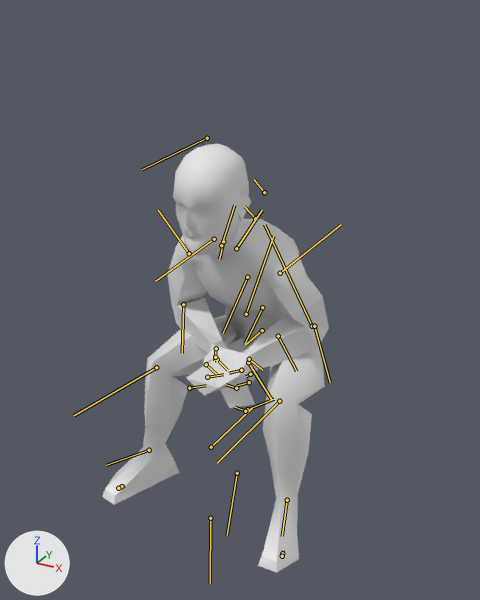
Before and after pictures for a commit that changed the FBX model media/anims_X/normal/TTRP_Sitting_ForearmsThighs.fbx.
Before and after are seen from a camera (50 mm lens) standing at (0.557, -0.942, 0.907) and looking at (-0.045, 0.152, 0.36). The lights are fixed; the arrows at lower left show +X, +Y and +Z. Both versions are drawn at frame 30 of the action 'TTRP_Sitting_ForearmsThighs'; the numbers are the values there. The bones that bend it are drawn over the model as lines. Materials are left out; every surface is plain grey.

The first picture shows 'Body_NoDress'.
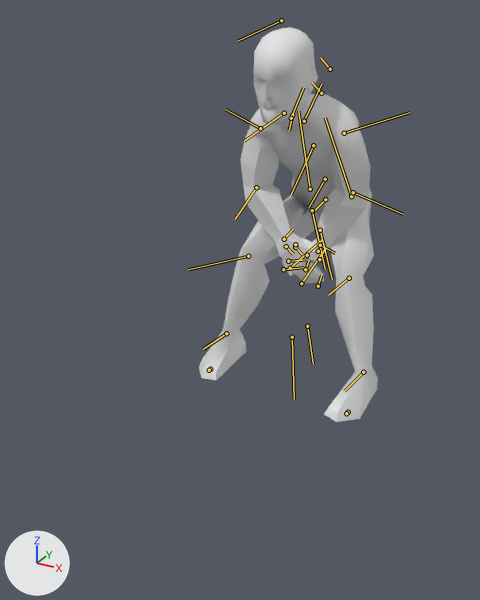
The change in detail:
Bone 'Bip01_Pelvis' (bone_bip01_pelvis) moves from (-20.7, -13.9, 0.8) to (-1.5, -48.0, -0.2).
Bone 'Bip01_Pelvis' (bone_bip01_pelvis) turns from (0, 0, 0) to (-2, 0, 11) degrees about its own x, y and z.
Bone 'Bip01_Spine' (bone_bip01_spine) turns from (-1, 0, 39) to (-4, 2, 29) degrees about its own x, y and z.
Bone 'Bip01_L_Thigh' (bone_bip01_l_thigh) moves from (1.6, -1.2, -3.2) to (0.0, 0.0, 0.0).
Bone 'Bip01_L_Thigh' (bone_bip01_l_thigh) turns from (16, 14, 121) to (-4, 24, 96) degrees about its own x, y and z.
Bone 'Bip01_L_Calf' (bone_bip01_l_calf) turns from (7, -17, -73) to (0, 0, -41) degrees about its own x, y and z.
Bone 'Bip01_L_Foot' (bone_bip01_l_foot) turns from (-22, 0, -9) to (15, -8, -20) degrees about its own x, y and z.
Bone 'Bip01_R_Thigh' (bone_bip01_r_thigh) turns from (-18, -21, 120) to (-1, -10, 101) degrees about its own x, y and z.
Bone 'Bip01_R_Calf' (bone_bip01_r_calf) turns from (-7, 19, -72) to (0, 0, -45) degrees about its own x, y and z.
Bone 'Bip01_R_Foot' (bone_bip01_r_foot) turns from (23, 2, -8) to (-4, 6, -16) degrees about its own x, y and z.
Bone 'Bip01_Spine1' (bone_bip01_spine1) turns from (0, 0, 13) to (-3, -2, 22) degrees about its own x, y and z.
Bone 'Bip01_Head' (bone_bip01_head) turns from (1, 0, -46) to (8, 3, -53) degrees about its own x, y and z.
Bone 'Bip01_L_Clavicle' (bone_bip01_l_clavicle) turns from (-2, 24, -9) to (0, 12, 0) degrees about its own x, y and z.
Bone 'Bip01_L_UpperArm' (bone_bip01_l_upperarm) turns from (-5, 33, -29) to (-18, 36, -67) degrees about its own x, y and z.
Bone 'Bip01_L_Forearm' (bone_bip01_l_forearm) turns from (0, 0, -93) to (0, 0, -30) degrees about its own x, y and z.
Bone 'Bip01_L_Hand' (bone_bip01_l_hand) turns from (58, -5, 10) to (72, 29, 7) degrees about its own x, y and z.
Bone 'Bip01_L_Finger0' (bone_bip01_l_finger0) turns from (0, -13, 17) to (0, 0, 0) degrees about its own x, y and z.
Bone 'Bip01_L_Finger1' (bone_bip01_l_finger1) turns from (-13, 0, 12) to (4, 3, 38) degrees about its own x, y and z.
Bone 'Bip01_R_Clavicle' (bone_bip01_r_clavicle) turns from (1, -24, -8) to (15, -21, -17) degrees about its own x, y and z.
Bone 'Bip01_R_UpperArm' (bone_bip01_r_upperarm) turns from (-11, -27, -41) to (-12, -30, -55) degrees about its own x, y and z.
Bone 'Bip01_R_Forearm' (bone_bip01_r_forearm) turns from (0, 0, -84) to (0, 0, -44) degrees about its own x, y and z.
Bone 'Bip01_R_Hand' (bone_bip01_r_hand) turns from (-76, 17, -10) to (-27, 8, 7) degrees about its own x, y and z.
Bone 'Bip01_R_Finger0' (bone_bip01_r_finger0) turns from (-4, 7, 26) to (0, 0, 0) degrees about its own x, y and z.
Bone 'Bip01_R_Finger1' (bone_bip01_r_finger1) turns from (-8, 0, 21) to (0, 0, 0) degrees about its own x, y and z.

What differs and where, as boxes (x1, y1, x2, y2) in the pictures (480 x 600 px):
'Body_NoDress', posed (21% narrower, 8% shorter)
    before: (102, 144, 329, 573)
    after: (199, 27, 378, 422)
bone 'Bip01_Pelvis', root to tip
    before: (262, 330) to (245, 345)
    after: (325, 199) to (312, 212)
bone 'Bip01_Spine', root to tip
    before: (262, 307) to (245, 343)
    after: (325, 179) to (309, 207)
bone 'Bip01_L_Thigh', root to tip
    before: (312, 326) to (264, 224)
    after: (351, 196) to (325, 117)
bone 'Bip01_L_Calf', root to tip
    before: (279, 401) to (217, 463)
    after: (349, 278) to (328, 295)
bone 'Bip01_L_Foot', root to tip
    before: (287, 500) to (282, 536)
    after: (363, 372) to (344, 391)
bone 'Bip01_R_Thigh', root to tip
    before: (246, 314) to (273, 236)
    after: (310, 189) to (298, 111)
bone 'Bip01_R_Calf', root to tip
    before: (156, 367) to (74, 415)
    after: (248, 256) to (188, 269)
bone 'Bip01_R_Foot', root to tip
    before: (149, 450) to (106, 465)
    after: (226, 333) to (203, 349)
bone 'Bip01_Spine1', root to tip
    before: (247, 277) to (223, 333)
    after: (313, 145) to (291, 194)
bone 'Bip01_Head', root to tip
    before: (214, 239) to (155, 281)
    after: (284, 113) to (244, 141)
bone 'Bip01_L_Clavicle', root to tip
    before: (236, 248) to (262, 210)
    after: (304, 121) to (321, 84)
bone 'Bip01_L_UpperArm', root to tip
    before: (280, 273) to (341, 224)
    after: (344, 133) to (409, 112)
bone 'Bip01_L_Forearm', root to tip
    before: (314, 326) to (330, 382)
    after: (353, 192) to (403, 214)
bone 'Bip01_L_Hand', root to tip
    before: (249, 359) to (262, 370)
    after: (320, 245) to (335, 253)
bone 'Bip01_L_Finger0', root to tip
    before: (217, 359) to (227, 370)
    after: (295, 247) to (302, 254)
bone 'Bip01_L_Finger1', root to tip
    before: (207, 377) to (223, 374)
    after: (288, 261) to (308, 259)
bone 'Bip01_R_Clavicle', root to tip
    before: (221, 245) to (234, 205)
    after: (291, 118) to (303, 87)
bone 'Bip01_R_UpperArm', root to tip
    before: (189, 253) to (158, 210)
    after: (260, 128) to (225, 109)
bone 'Bip01_R_Forearm', root to tip
    before: (183, 304) to (182, 353)
    after: (256, 187) to (235, 219)
bone 'Bip01_R_Hand', root to tip
    before: (216, 348) to (214, 360)
    after: (284, 239) to (293, 229)
bone 'Bip01_R_Finger0', root to tip
    before: (241, 370) to (229, 373)
    after: (307, 255) to (306, 254)
bone 'Bip01_R_Finger1', root to tip
    before: (236, 388) to (226, 384)
    after: (305, 269) to (309, 260)
